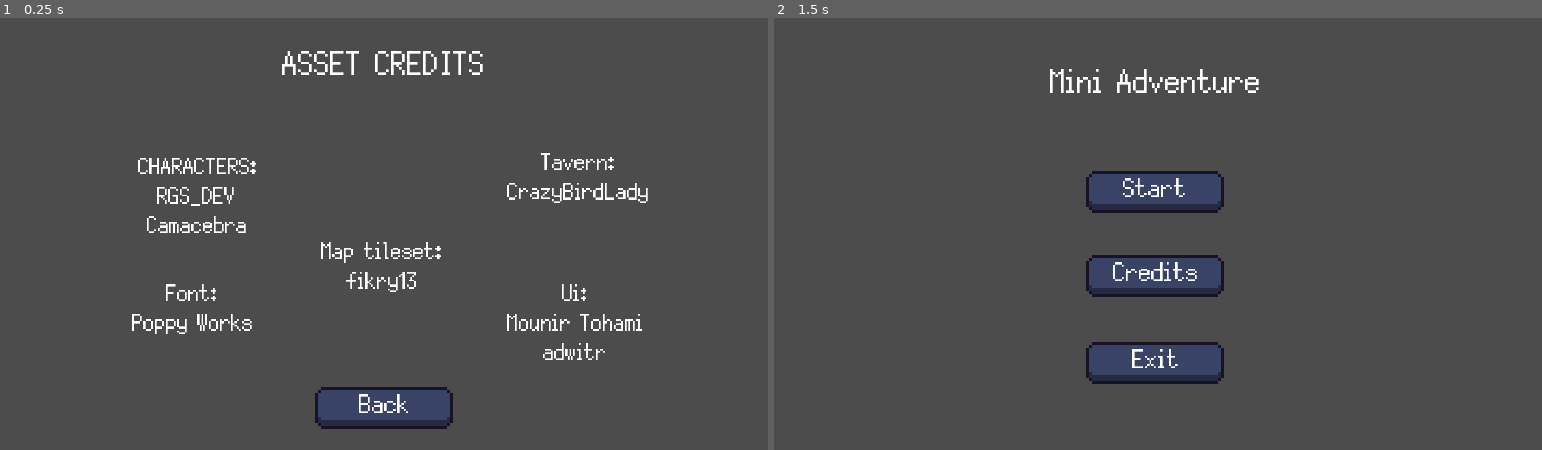
Above: before the commit, frames 1-2 (left to right).
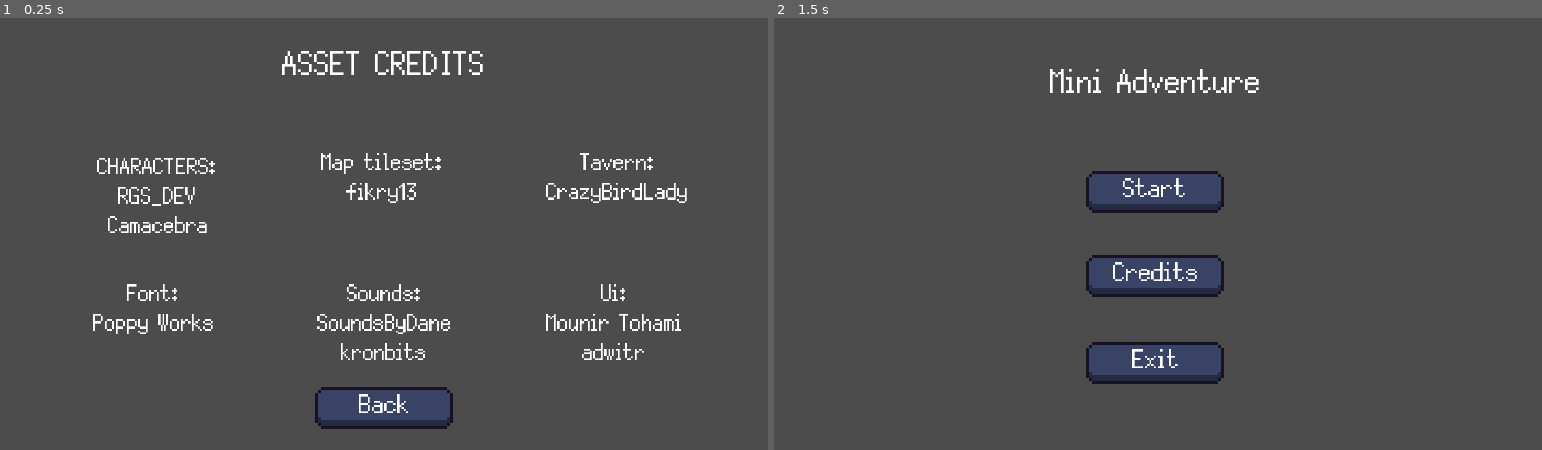
Above: after the commit, the same moments.

Repository: Juksuu/MiniAdventure
Game: Godot game, scene res://scenes/Credits.tscn
Same seed, same stepped clock (60 frames per second), same inputs: the game is played once before the commit and once after it. This scene is started directly instead of the project's main scene.
Inputs:
- Up to frame 1 (0.25 s): no input
- Up to frame 2 (1.5 s): tap Enter at 0.5 s; hold Right (ui_right) 0.53-1.25 s; hold F 0.53-1.25 s; tap Space at 0.77 s; tap E at 0.8 s; click "Back" at 1.25 s

The runs differ from the first frame. In frame 1, 3.7% of the frame differs, in the area x 12-90%, y 31-80%; in frame 2, nothing differs.

Commit message:
feat: Add sounds

Diff:
--- a/scenes/Credits.tscn
+++ b/scenes/Credits.tscn
@@ -26,6 +26,11 @@
 font_data = ExtResource( 2 )
 
 [sub_resource type="DynamicFont" id=5]
+size = 17
+extra_spacing_bottom = -8
+font_data = ExtResource( 2 )
+
+[sub_resource type="DynamicFont" id=6]
 size = 17
 extra_spacing_bottom = -8
 font_data = ExtResource( 2 )
@@ -58,9 +63,9 @@
 }
 
 [node name="Characters" type="Label" parent="."]
-anchor_left = 0.25
+anchor_left = 0.2
 anchor_top = 0.3
-anchor_right = 0.25
+anchor_right = 0.2
 anchor_bottom = 0.3
 margin_left = -20.0
 margin_right = 42.0
@@ -80,9 +85,9 @@
 }
 
 [node name="Tavern" type="Label" parent="."]
-anchor_left = 0.75
+anchor_left = 0.8
 anchor_top = 0.3
-anchor_right = 0.75
+anchor_right = 0.8
 anchor_bottom = 0.3
 margin_left = -25.0
 margin_right = 49.0
@@ -99,9 +104,9 @@
 }
 
 [node name="Font" type="Label" parent="."]
-anchor_left = 0.25
+anchor_left = 0.2
 anchor_top = 0.6
-anchor_right = 0.25
+anchor_right = 0.2
 anchor_bottom = 0.6
 margin_left = -22.0
 margin_right = 42.0
@@ -115,9 +120,9 @@
 valign = 1
 
 [node name="Ui" type="Label" parent="."]
-anchor_left = 0.75
+anchor_left = 0.8
 anchor_top = 0.6
-anchor_right = 0.75
+anchor_right = 0.8
 anchor_bottom = 0.6
 margin_left = -25.0
 margin_right = 46.0
@@ -133,9 +138,9 @@
 
 [node name="Map_tileset" type="Label" parent="."]
 anchor_left = 0.5
-anchor_top = 0.5
+anchor_top = 0.3
 anchor_right = 0.5
-anchor_bottom = 0.5
+anchor_bottom = 0.3
 margin_left = -23.0
 margin_right = 41.0
 margin_bottom = 27.0
@@ -150,6 +155,26 @@
 "_edit_use_anchors_": false
 }
 
+[node name="Sounds" type="Label" parent="."]
+anchor_left = 0.5
+anchor_top = 0.6
+anchor_right = 0.5
+anchor_bottom = 0.6
+margin_left = -25.0
+margin_right = 47.0
+margin_bottom = 42.0
+grow_horizontal = 2
+rect_scale = Vector2( 0.7, 0.7 )
+custom_fonts/font = SubResource( 6 )
+text = "Sounds:
+SoundsByDane
+kronbits"
+align = 1
+valign = 1
+__meta__ = {
+"_edit_use_anchors_": false
+}
+
 [node name="Back" parent="." instance=ExtResource( 3 )]
 anchor_left = 0.5
 anchor_top = 0.9
--- a/scenes/Player.tscn
+++ b/scenes/Player.tscn
@@ -88,6 +88,8 @@
 [ext_resource path="res://assets/player/death/death1.png" type="Texture" id=86]
 [ext_resource path="res://assets/player/death/death2.png" type="Texture" id=87]
 [ext_resource path="res://assets/player/death/death3.png" type="Texture" id=88]
+[ext_resource path="res://assets/sound/footstep.wav" type="AudioStream" id=89]
+[ext_resource path="res://assets/sound/sword.wav" type="AudioStream" id=90]
 
 [sub_resource type="SpriteFrames" id=1]
 animations = [ {
@@ -709,8 +711,7 @@
 "values": [ 0, 1, 2, 3 ]
 }
 
-[sub_resource type="Animation" id=15]
-resource_name = "WalkDown"
+[sub_resource type="Animation" id=16]
 length = 0.4
 loop = true
 tracks/0/type = "value"
@@ -738,8 +739,7 @@
 "values": [ 0, 1, 2, 3 ]
 }
 
-[sub_resource type="Animation" id=16]
-resource_name = "WalkDownWep"
+[sub_resource type="Animation" id=17]
 length = 0.4
 loop = true
 tracks/0/type = "value"
@@ -767,8 +767,7 @@
 "values": [ 0, 1, 2, 3 ]
 }
 
-[sub_resource type="Animation" id=17]
-resource_name = "WalkLeft"
+[sub_resource type="Animation" id=18]
 length = 0.4
 loop = true
 tracks/0/type = "value"
@@ -796,8 +795,7 @@
 "values": [ 0, 1, 2, 3 ]
 }
 
-[sub_resource type="Animation" id=18]
-resource_name = "WalkLeftWep"
+[sub_resource type="Animation" id=19]
 length = 0.4
 loop = true
 tracks/0/type = "value"
@@ -825,8 +823,7 @@
 "values": [ 0, 1, 2, 3 ]
 }
 
-[sub_resource type="Animation" id=19]
-resource_name = "WalkRight"
+[sub_resource type="Animation" id=20]
 length = 0.4
 loop = true
 tracks/0/type = "value"
@@ -854,8 +851,7 @@
 "values": [ 0, 1, 2, 3 ]
 }
 
-[sub_resource type="Animation" id=20]
-resource_name = "WalkRightWep"
+[sub_resource type="Animation" id=21]
 length = 0.4
 loop = true
 tracks/0/type = "value"
@@ -883,8 +879,7 @@
 "values": [ 0, 1, 2, 3 ]
 }
 
-[sub_resource type="Animation" id=21]
-resource_name = "WalkUp"
+[sub_resource type="Animation" id=22]
 length = 0.4
 loop = true
 tracks/0/type = "value"
@@ -912,8 +907,7 @@
 "values": [ 0, 1, 2, 3 ]
 }
 
-[sub_resource type="Animation" id=22]
-resource_name = "WalkUpWep"
+[sub_resource type="Animation" id=23]
 length = 0.4
 loop = true
 tracks/0/type = "value"
@@ -1142,7 +1136,6 @@
 [node name="AnimatedSprite" type="AnimatedSprite" parent="."]
 frames = SubResource( 1 )
 animation = "IdleDown"
-frame = 2
 
 [node name="CollisionShape2D" type="CollisionShape2D" parent="."]
 position = Vector2( 0, 4 )
@@ -1154,29 +1147,29 @@
 anims/AttackLeft = SubResource( 4 )
 anims/AttackRight = SubResource( 5 )
 anims/AttackUp = SubResource( 6 )
-anims/Death = SubResource( 59 )
-anims/IdleDown = SubResource( 7 )
-anims/IdleDownWep = SubResource( 8 )
-anims/IdleLeft = SubResource( 9 )
-anims/IdleLeftWep = SubResource( 10 )
-anims/IdleRight = SubResource( 11 )
-anims/IdleRightWep = SubResource( 12 )
-anims/IdleUp = SubResource( 13 )
-anims/IdleUpWep = SubResource( 14 )
-anims/WalkDown = SubResource( 15 )
-anims/WalkDownWep = SubResource( 16 )
-anims/WalkLeft = SubResource( 17 )
-anims/WalkLeftWep = SubResource( 18 )
-anims/WalkRight = SubResource( 19 )
-anims/WalkRightWep = SubResource( 20 )
-anims/WalkUp = SubResource( 21 )
-anims/WalkUpWep = SubResource( 22 )
+anims/Death = SubResource( 7 )
+anims/IdleDown = SubResource( 8 )
+anims/IdleDownWep = SubResource( 9 )
+anims/IdleLeft = SubResource( 10 )
+anims/IdleLeftWep = SubResource( 11 )
+anims/IdleRight = SubResource( 12 )
+anims/IdleRightWep = SubResource( 13 )
+anims/IdleUp = SubResource( 14 )
+anims/IdleUpWep = SubResource( 15 )
+anims/WalkDown = SubResource( 16 )
+anims/WalkDownWep = SubResource( 17 )
+anims/WalkLeft = SubResource( 18 )
+anims/WalkLeftWep = SubResource( 19 )
+anims/WalkRight = SubResource( 20 )
+anims/WalkRightWep = SubResource( 21 )
+anims/WalkUp = SubResource( 22 )
+anims/WalkUpWep = SubResource( 23 )
 
 [node name="AnimationTree" type="AnimationTree" parent="."]
-tree_root = SubResource( 54 )
+tree_root = SubResource( 65 )
 anim_player = NodePath("../AnimationPlayer")
 active = true
-parameters/playback = SubResource( 55 )
+parameters/playback = SubResource( 66 )
 parameters/Attack/blend_position = Vector2( 0, 1 )
 parameters/Death/blend_position = Vector2( 0, 1 )
 parameters/Idle/blend_position = Vector2( 0, 1 )
@@ -1225,9 +1218,16 @@
 
 [node name="CollisionShape2D" parent="Hurtbox" index="0"]
 position = Vector2( 0.0883865, 2.47487 )
-shape = SubResource( 58 )
+shape = SubResource( 69 )
 
 [node name="Dmgtimer" type="Timer" parent="."]
+
+[node name="footstep" type="AudioStreamPlayer2D" parent="."]
+position = Vector2( 1, 0 )
+stream = ExtResource( 89 )
+
+[node name="sword" type="AudioStreamPlayer2D" parent="."]
+stream = ExtResource( 90 )
 
 [connection signal="area_entered" from="Hurtbox" to="." method="_on_hurtbox_entered"]
 [connection signal="area_exited" from="Hurtbox" to="." method="_on_hurtbox_exited"]
--- a/scenes/World.tscn
+++ b/scenes/World.tscn
@@ -9,6 +9,7 @@
 [ext_resource path="res://scenes/EnemyArea.tscn" type="PackedScene" id=7]
 [ext_resource path="res://scenes/Tree.tscn" type="PackedScene" id=8]
 [ext_resource path="res://scenes/Bush.tscn" type="PackedScene" id=9]
+[ext_resource path="res://assets/sound/Story of Maple.wav" type="AudioStream" id=10]
 
 [node name="World" type="Node2D" groups=[
 "world",
@@ -118,6 +119,10 @@
 [node name="Bush6" parent="YSort" instance=ExtResource( 9 )]
 position = Vector2( 95, 137 )
 
+[node name="AudioStreamPlayer" type="AudioStreamPlayer" parent="."]
+stream = ExtResource( 10 )
+autoplay = true
+
 [connection signal="tavern_entered" from="YSort/Tavern" to="." method="_on_Tavern_tavern_entered"]
 [connection signal="tavern_exit" from="YSort/Tavern_inside" to="." method="_on_Tavern_inside_tavern_exit"]
 [connection signal="all_enemies_killed" from="YSort/EnemyArea" to="YSort/Tavern_inside" method="_on_all_enemies_killed"]
--- a/scripts/Dialog.gd
+++ b/scripts/Dialog.gd
@@ -16,7 +16,7 @@
 ]
 
 const SWORD_CHEST = [
-	"There is a sword in this chest.\nNow I can equip it with SPACE."
+	"There is a sword in this chest.\nNow I can equip it with SPACE and attack with F"
 ]
 
 const EMPTY_CHEST = [
--- a/scripts/Player.gd
+++ b/scripts/Player.gd
@@ -5,12 +5,16 @@
 const FRICTION = 400
 const START_HP = 100
 
+var menu_scene = load("res://scenes/Main_menu.tscn")
+
 onready var animationTree = $AnimationTree
 onready var animationState = animationTree.get("parameters/playback")
 
 onready var hud = $Control/Camera2D/Player_hud
 onready var hitbox = $HitboxPivot/Hitbox
 onready var timer = $Dmgtimer
+onready var footstep = $footstep
+onready var sword = $sword
 
 var velocity = Vector2.ZERO
 var isWeaponEquipped = false
@@ -20,6 +24,7 @@
 var can_take_dmg = true
 var should_take_dmg = false
 var dead = false
+var moving = false
 
 func _ready():
 	hud.init(current_health)
@@ -37,6 +42,7 @@
 		animationState.start("IdleWep") if isWeaponEquipped else animationState.start("Idle")
 
 	elif Input.is_key_pressed(KEY_F) and isWeaponEquipped:
+		sword.play()
 		animationState.travel("Attack")
 
 
@@ -56,17 +62,20 @@
 	inputVector = inputVector.normalized()
 
 	if inputVector != Vector2.ZERO:
+		_set_moving(true)
 		hitbox.knockback_vector = inputVector
 		animationState.travel("WalkWep") if isWeaponEquipped else animationState.travel("Walk")
 		setAnimationDir(inputVector)
 		velocity = velocity.move_toward(inputVector * SPEED, ACCELERATION * delta)
 	else:
+		_set_moving(false)
 		animationState.travel("IdleWep") if isWeaponEquipped else animationState.travel("Idle")
 		velocity = velocity.move_toward(inputVector, FRICTION * delta)
 
 	move_and_slide(velocity)
 
 	if dead:
+		_set_moving(false)
 		animationState.travel("Death")
 
 func give_weapon():
@@ -92,9 +101,20 @@
 	can_take_dmg = false
 	timer.start()
 
+func _set_moving(is_moving):
+	if is_moving and !moving:
+		moving = is_moving
+		footstep.play()
+	elif not is_moving:
+		moving = is_moving
+		footstep.stop()
+
+
 func die():
 	dead = true
 	animationState.travel("Death")
+	yield(get_tree().create_timer(3), "timeout")
+	get_tree().change_scene_to(menu_scene)
 
 func _on_hurtbox_entered(area):
 	should_take_dmg = true
--- a/scripts/World.gd
+++ b/scripts/World.gd
@@ -1,4 +1,6 @@
 extends Node2D
+
+var main_menu_scene = load("res://scenes/Main_menu.tscn")
 
 onready var map = $Map_container/Map
 onready var map_container = $Map_container
@@ -39,3 +41,5 @@
 
 func game_ended():
 	print("GAME ENDED")
+	yield(get_tree().create_timer(3), "timeout")
+	get_tree().change_scene_to(main_menu_scene)
Not shown, added: assets/sound/Select.wav.import
Not shown, added: assets/sound/Story of Maple.wav.import
Not shown, added: assets/sound/Sword2.wav.import
Not shown, added: assets/sound/footstep.wav.import
Not shown, added: assets/sound/sword.wav.import
Not shown: 1 places in scenes/Credits.tscn that only renumber resources
Not shown: 13 places in scenes/Player.tscn that only renumber resources
Not shown: 1 places in scenes/World.tscn that only renumber resources
Not shown, changed: README.md
Not shown, added: assets/sound/Select.wav
Not shown, added: assets/sound/Story of Maple.wav
Not shown, added: assets/sound/footstep.wav
(and 1 more such lines)
